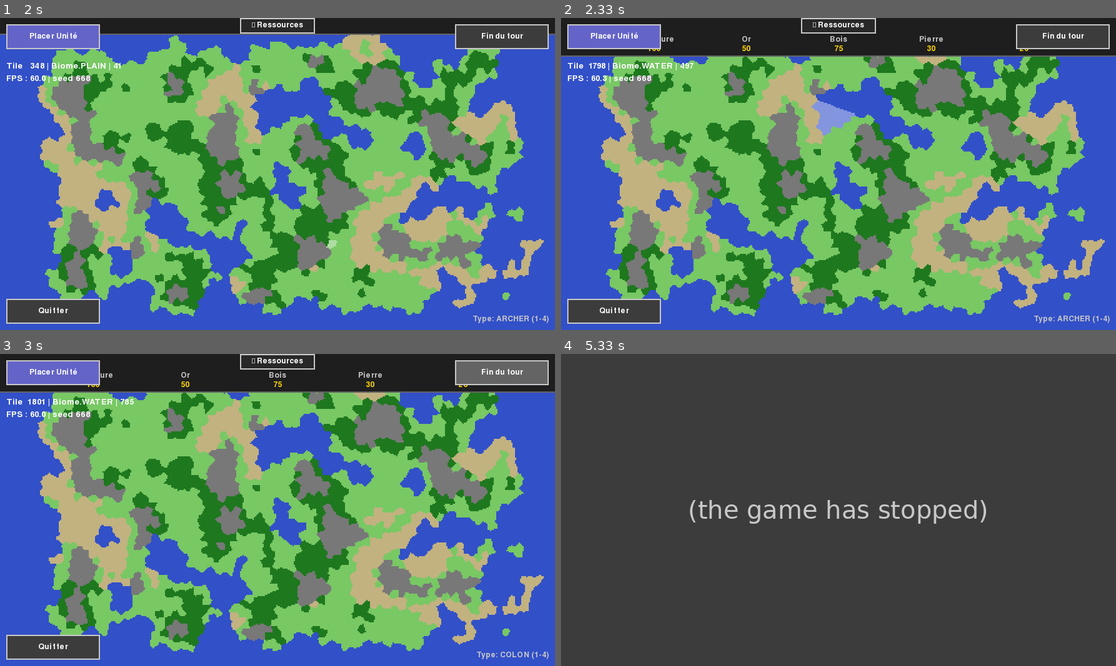
Above: before the commit, frames 1-4 (two rows, left to right).
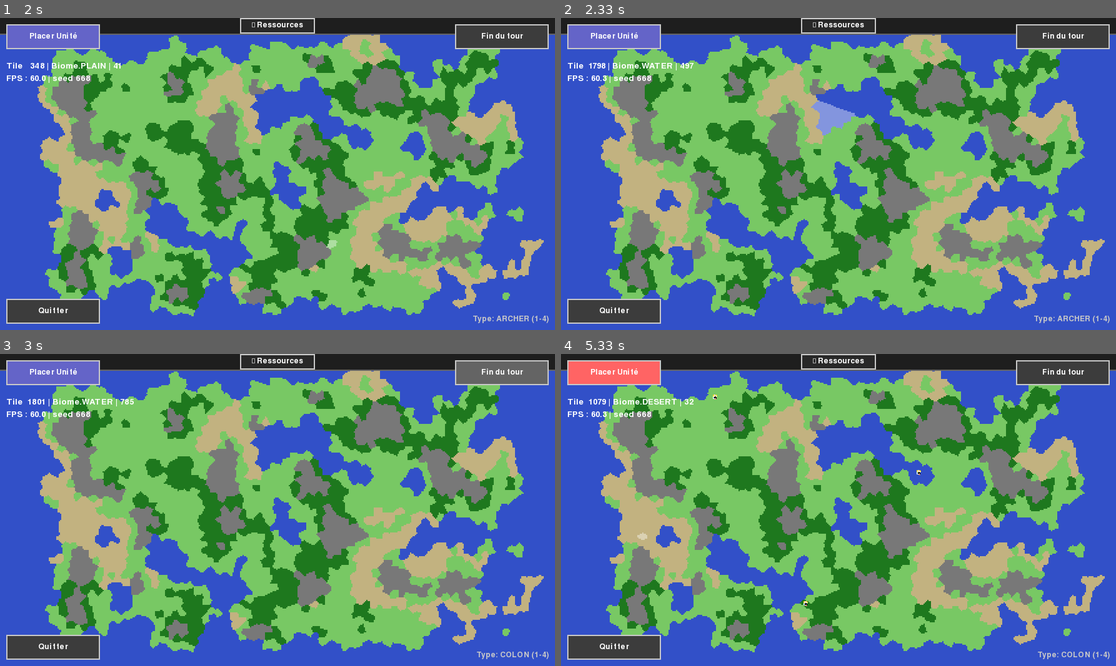
Above: after the commit, the same moments.

Repository: capdevillex/proj_info
Game: pygame game, started from run_project.py
Same seed, same stepped clock (60 frames per second), same inputs: the game is played once before the commit and once after it.
Inputs (mouse positions are in pixels of both pictures, inside the frame that each line leads up to):
- Up to frame 1 (2 s): press the mouse at (499, 36) at 0.37 s; move the mouse to (416, 139) at 0.47 s; release the mouse at (333, 242) at 0.6 s; tap 2 at 0.67 s; tap 1 at 1 s; hold R 1.33-1.8 s; hold D 1.33-1.8 s; tap 3 at 1.83 s
- Up to frame 2 (2.33 s): press the mouse at (838, 24) at 2.2 s; move the mouse to (821, 108) at 2.3 s
- Up to frame 3 (3 s): release the mouse at (244, 525) at 2.43 s; click (499, 372) at 2.55 s, where only the run after the commit has a clickable "Fin du tour"; tap 4 at 2.83 s
- Up to frame 4 (5.33 s): press the mouse at (616, 372) at 3.2 s; move the mouse to (660, 500) at 3.3 s; release the mouse at (705, 628) at 3.43 s; tap Esc at 3.5 s; click (616, 372) at 3.88 s, where only the run after the commit has a clickable "Placer Unité"; press the mouse at (1060, 372) at 4.2 s; move the mouse to (988, 428) at 4.3 s; release the mouse at (916, 481) at 4.43 s; press the mouse at (838, 360) at 4.53 s; move the mouse to (821, 481) at 4.63 s; release the mouse at (805, 606) at 4.77 s; press the mouse at (616, 372) at 4.87 s; move the mouse to (660, 385) at 4.97 s; release the mouse at (710, 394) at 5.1 s; press the mouse at (616, 647) at 5.2 s; move the mouse to (638, 534) at 5.3 s

Frame 1 is identical in both runs. In frame 2, 5.7% of the frame differs, in the area x 0-100%, y 5-13%; in frame 3, 5.7%; in frame 4, 97%, in the area x 0-100%, y 0-100%.
Before the commit the program exited at 5.2 s; later frames show no game.

Commit message:
gestion des clic à travers les boutons fixée

Diff:
--- a/To_Do.txt
+++ b/To_Do.txt
@@ -5,7 +5,7 @@
     Ajouter génération des ressources (V : coming soon)
     Ajouter FOW (après déplacement unit) (V: in progress)
     Combat basique (sans edge-case terrain)
-    Gestion des collisions (mouvements avec eau, autres unités etc) (X : On it)
+
 
 Phase 1 :
     Économie (production / nourriture / or) (V: in progress)
@@ -49,3 +49,4 @@
 X : Implémenter déplacement des unités (coût simple : distance centre à centre des tuiles)
 X : Ajouter sélection d’unité
 V : Création d'un moteur de jeu central
+X : Gestion des collisions (mouvements avec eau, autres unités etc)
--- a/ui/main.py
+++ b/ui/main.py
@@ -32,8 +32,11 @@
     screen = pygame.display.set_mode((gc.SCREEN_WIDTH, gc.SCREEN_HEIGHT), pygame.RESIZABLE)
     pygame.display.set_caption("4X Map Generator, en fait c'est un début de jeu mais voila quoi")
 
-    icone = pygame.image.load(img_path / "Logo.png")
-    pygame.display.set_icon(icone)
+    try:
+        icone = pygame.image.load(img_path / "Logo.png")
+        pygame.display.set_icon(icone)
+    except:
+        pass
 
     clock = pygame.time.Clock()
 
@@ -66,6 +69,8 @@
         # -------- INPUT --------
 
         for event in pygame.event.get():
+            if event.type == pygame.QUIT:
+                running = False
 
             if event.type == pygame.KEYDOWN:
                 if event.key == pygame.K_r:
@@ -81,93 +86,64 @@
                         tile_area=gc.TILE_AVG_AREA,
                     )
                     game_map = gs.map
-                    # ✨ Recréer le moteur de jeu
                     game_engine = GameEngine(gs)
                     renderer.clear_cache()
 
                 if event.key == pygame.K_c:
                     renderer.show_centers = not renderer.show_centers
 
-                # Touches pour changer le type d'unité
                 if event.key in (pygame.K_1, pygame.K_KP1):
                     selected_unit_type = UnitType.SOLDIER
                     selected_unit_water_affinity = False
-                    print("Type sélectionné : SOLDAT")
                 if event.key in (pygame.K_2, pygame.K_KP2):
                     selected_unit_type = UnitType.CAVALRY
                     selected_unit_water_affinity = False
-                    print("Type sélectionné : CAVALIER")
                 if event.key in (pygame.K_3, pygame.K_KP3):
                     selected_unit_type = UnitType.ARCHER
                     selected_unit_water_affinity = False
-                    print("Type sélectionné : ARCHER")
                 if event.key in (pygame.K_4, pygame.K_KP4):
                     selected_unit_type = UnitType.COLON
                     selected_unit_water_affinity = True
-                    print("Type sélectionné : COLON")
                 if event.key == pygame.K_ESCAPE:
                     unit_selector.deselect_unit()
-                    print("Unité désélectionnée")
 
             if event.type == pygame.MOUSEWHEEL:
                 camera.apply_zoom(pygame.mouse.get_pos(), event.y)
 
-            # ICI: Gestion unifiée des clics
-            if event.type == pygame.MOUSEBUTTONDOWN:
+            # --- GESTION DES CLICS ---
+            if event.type == pygame.MOUSEBUTTONUP:
                 if event.button == 1:  # Clic gauche
-                    mouse_pos = pygame.mouse.get_pos()
-
-                    # Vérifier les boutons UI
+                    mouse_pos = event.pos
+
+                    # 1. Vérifier si on touche l'un des boutons de l'UI
                     action = ui_manager.handle_click(
                         mouse_pos, gs.map, selected_unit_type, selected_unit_water_affinity
                     )
 
-                    # Gérer l'action retournée avec le moteur de jeu
-                    if action == "next_turn":
-                        game_engine.end_turn()
-                        unit_selector.deselect_unit()
-                    elif action == "quit":
-                        running = False
-
-                    # Ici gestion du mouvement des unités
-                    elif not unit_selector.is_unit_selected():
-                        # Si aucune unité sélectionnée, chercher une unité cliquée
-                        hovered_tile = get_hovered_tile(game_map, camera, tile_size)
-
-                        if hovered_tile and hovered_tile.has_units():
-                            unit = hovered_tile.units[0]
-
-                            # Sélectionner l'unité si elle peut bouger
-                            if unit.can_move():
-                                unit_selector.select_unit(unit, game_map)
-                                print(
-                                    f"✅ Unité {unit.id} sélectionnée - Distance max: {unit.max_distance}"
-                                )
-                            else:
-                                print(f"❌ Unité {unit.id} a déjà bougé ce tour !")
-
-                    else:
-                        # Une unité est sélectionnée, essayer de la déplacer
-                        hovered_tile = get_hovered_tile(game_map, camera, tile_size)
-
-                        if hovered_tile:
-                            # Vérifier si on clique sur la même tuile (désélection)
-                            if hovered_tile.id == unit_selector.selected_unit.tile_id:
-                                unit_selector.deselect_unit()
-                                print("Unité désélectionnée")
-                            else:
-                                if game_engine.move_unit(
-                                    unit_selector.selected_unit, hovered_tile.id
-                                ):
-                                    unit_selector.deselect_unit()
-                                    print(f"✅ Unité déplacée vers tuile {hovered_tile.id}")
-                                else:
-                                    print(f"❌ Déplacement impossible vers tuile {hovered_tile.id}")
-
-                    # Si en mode placement, essayer de placer une unité
-                    if ui_manager.placement_button.is_active:
-                        hovered_tile = get_hovered_tile(gs.map, camera, tile_size)
-                        if hovered_tile:
+                    # On définit si le clic a été "consommé" par un élément d'interface
+                    clic_sur_ui = (
+                        action is not None or
+                        ui_manager.placement_button.rect.collidepoint(mouse_pos) or
+                        ui_manager.toggle_sidebar_button.rect.collidepoint(mouse_pos) or
+                        ui_manager.next_turn_button.rect.collidepoint(mouse_pos) or
+                        ui_manager.quit_button.rect.collidepoint(mouse_pos)
+                    )
+
+                    if clic_sur_ui:
+                        if action == "next_turn":
+                            game_engine.end_turn()
+                            unit_selector.deselect_unit()
+                        elif action == "quit":
+                            running = False
+                        # On arrête le traitement ici pour ne pas cliquer "à travers" le bouton
+                        continue
+
+                    # 2. Si on n'est PAS sur l'UI, on gère le monde
+                    hovered_tile = get_hovered_tile(game_map, camera, tile_size)
+
+                    if hovered_tile:
+                        # Priorité A : Mode placement (si actif)
+                        if ui_manager.placement_button.is_active:
                             game_engine.spawn_unit(
                                 unit_type=selected_unit_type,
                                 tile_id=hovered_tile.id,
@@ -175,14 +151,28 @@
                                 water_affinity=selected_unit_water_affinity,
                             )
 
+                        # Priorité B : Sélection d'unité
+                        elif not unit_selector.is_unit_selected():
+                            if hovered_tile.has_units():
+                                unit = hovered_tile.units[0]
+                                if unit.can_move():
+                                    unit_selector.select_unit(unit, game_map)
+
+                        # Priorité C : Mouvement d'unité déjà sélectionnée
+                        else:
+                            if hovered_tile.id == unit_selector.selected_unit.tile_id:
+                                unit_selector.deselect_unit()
+                            else:
+                                if game_engine.move_unit(
+                                    unit_selector.selected_unit, hovered_tile.id
+                                ):
+                                    unit_selector.deselect_unit()
+
         # -------- UPDATE --------
         camera.update(dt, gs.map, tile_size, window_w, window_h)
         hovered_tile = get_hovered_tile(gs.map, camera, tile_size)
-
-        # Mettre à jour les positions des boutons en fonction de la taille de l'écran
         ui_manager.update_positions(window_w, window_h)
 
-        # Mettre à jour tous les boutons et la sidebar
         mouse_pos = pygame.mouse.get_pos()
         ui_manager.update(mouse_pos, dt)
 
@@ -190,16 +180,12 @@
         screen.fill((0, 0, 0))
         renderer.render(screen, gs, camera, tile_size, hovered_tile, dt)
 
-        # Une seule ligne pour dessiner tous les boutons
         ui_manager.draw(screen)
 
-        # ✅ Affichage des zones accessibles
         if unit_selector.is_unit_selected():
-            # ✨ Utiliser MovementSystem pour obtenir les tuiles accessibles
             reachable = Movement.get_reachable_tiles(game_map, unit_selector.selected_unit)
             renderer.render_reachable_tiles(screen, game_map, camera, tile_size, reachable)
 
-        # Afficher le type d'unité sélectionné (positionné en bas à droite)
         unit_type_text = button_font.render(
             f"Type: {selected_unit_type.name} (1-4)",
             True,
